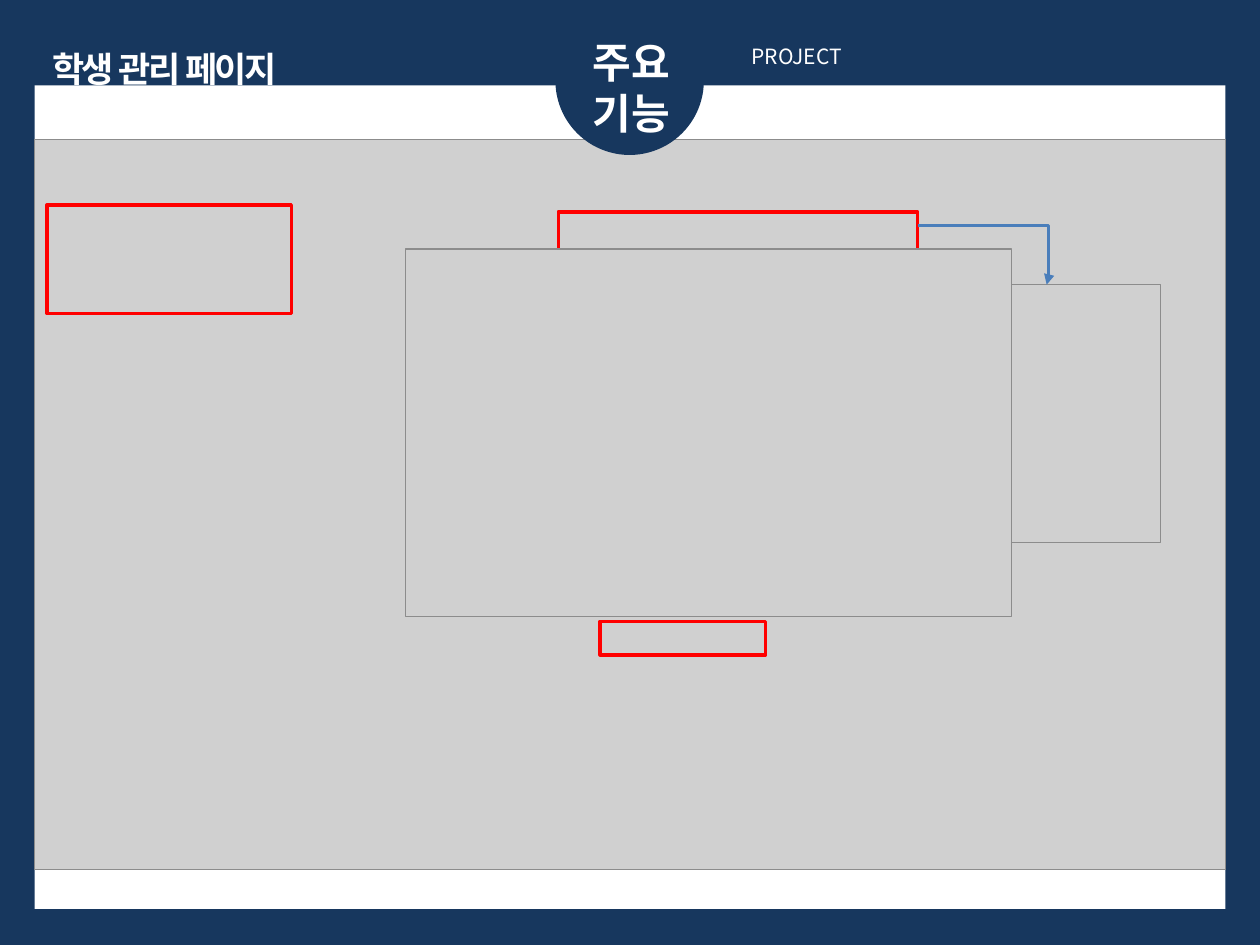
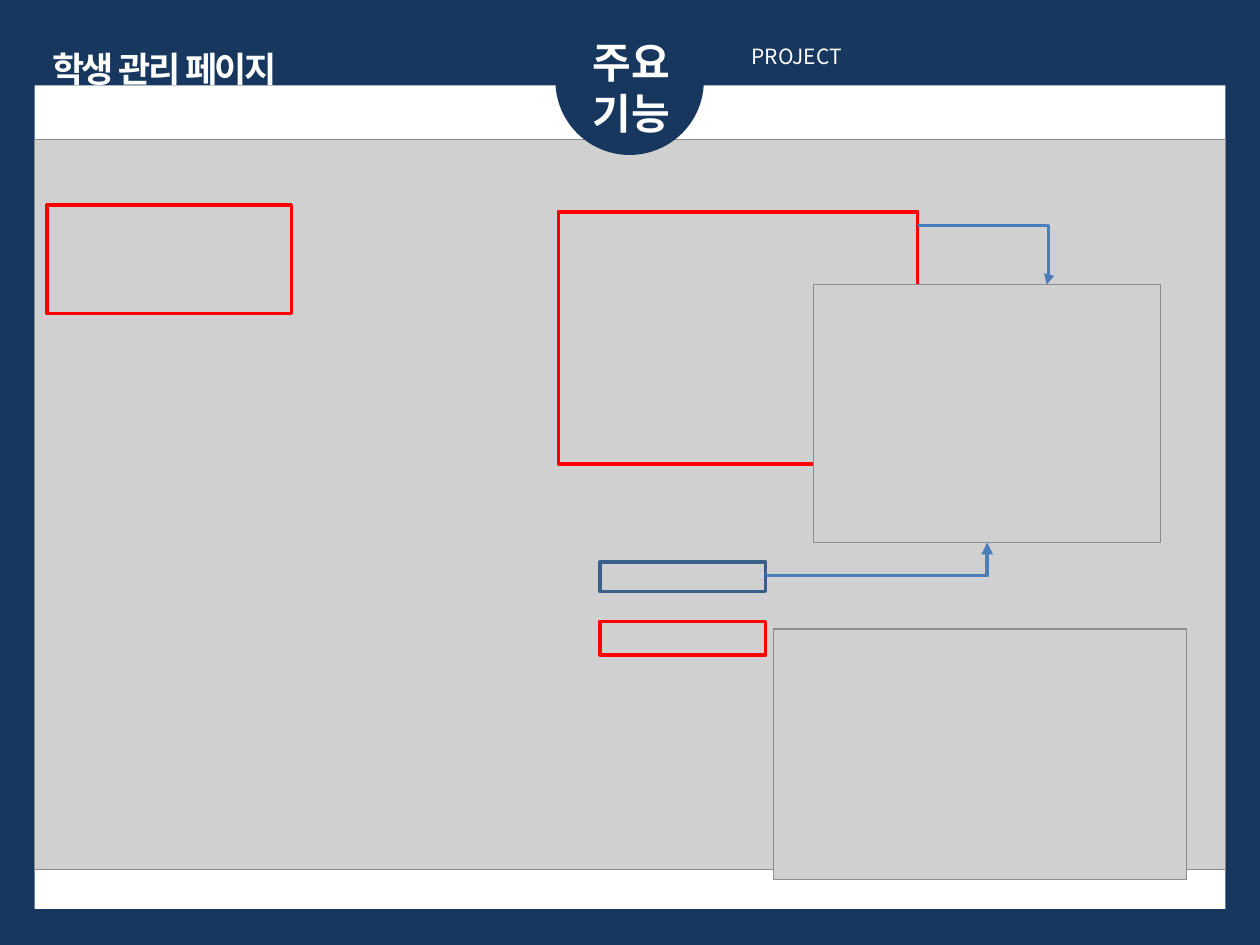
Before and after one commit to stpn94/grade, a slide deck: slide 10 of 학생관리프로그램.pptx. Drawn at 1260x945 pixels with LibreOffice and Linux fonts; fonts in the diff are those of the drawing; grey boxes stand for pictures. Boxes give left, top, right and bottom in pixels: in the first picture for what was removed or moved away, otherwise in the second. Text is boxed around its words. In the diff, an @@ line names an element or a change of style, - is before the commit and + after.

```diff
--- a/학생관리프로그램.pptx
+++ b/학생관리프로그램.pptx
@@ rectangle added at [600,562,765,592], outline #3A5F8C 2 pt @@
@@ elbow arrow added from (766, 576) to (987, 543), #4B7EBC 2.25 pt @@
@@ picture: place and size @@
-picture at [406,249,1012,617]
+picture at [774,629,1187,879]
```
Also in this commit, not shown: 6 other slides changed, 1 other file.
